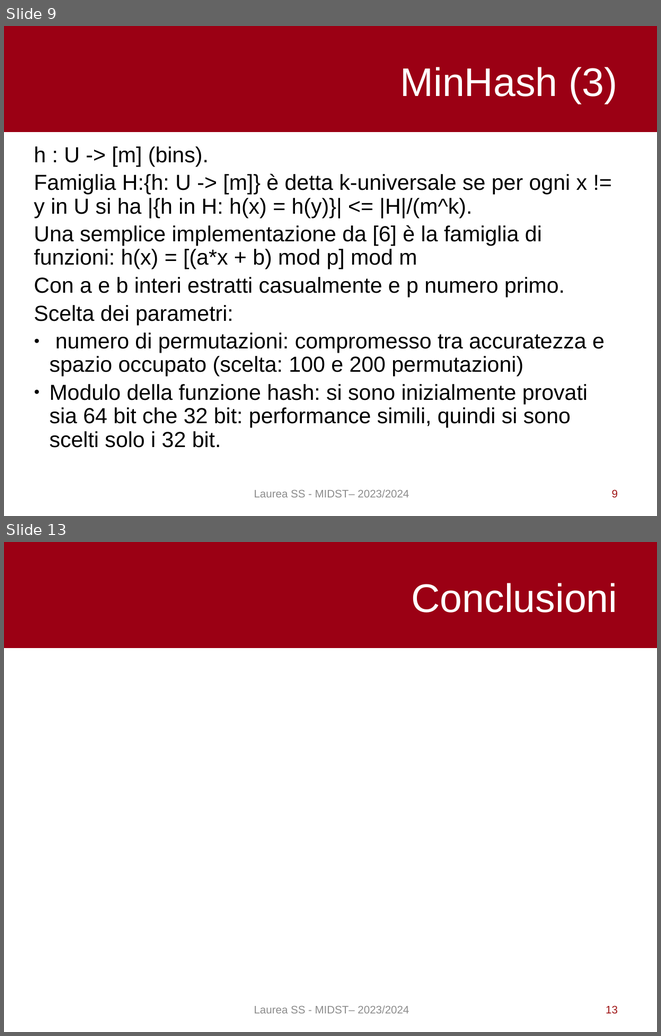
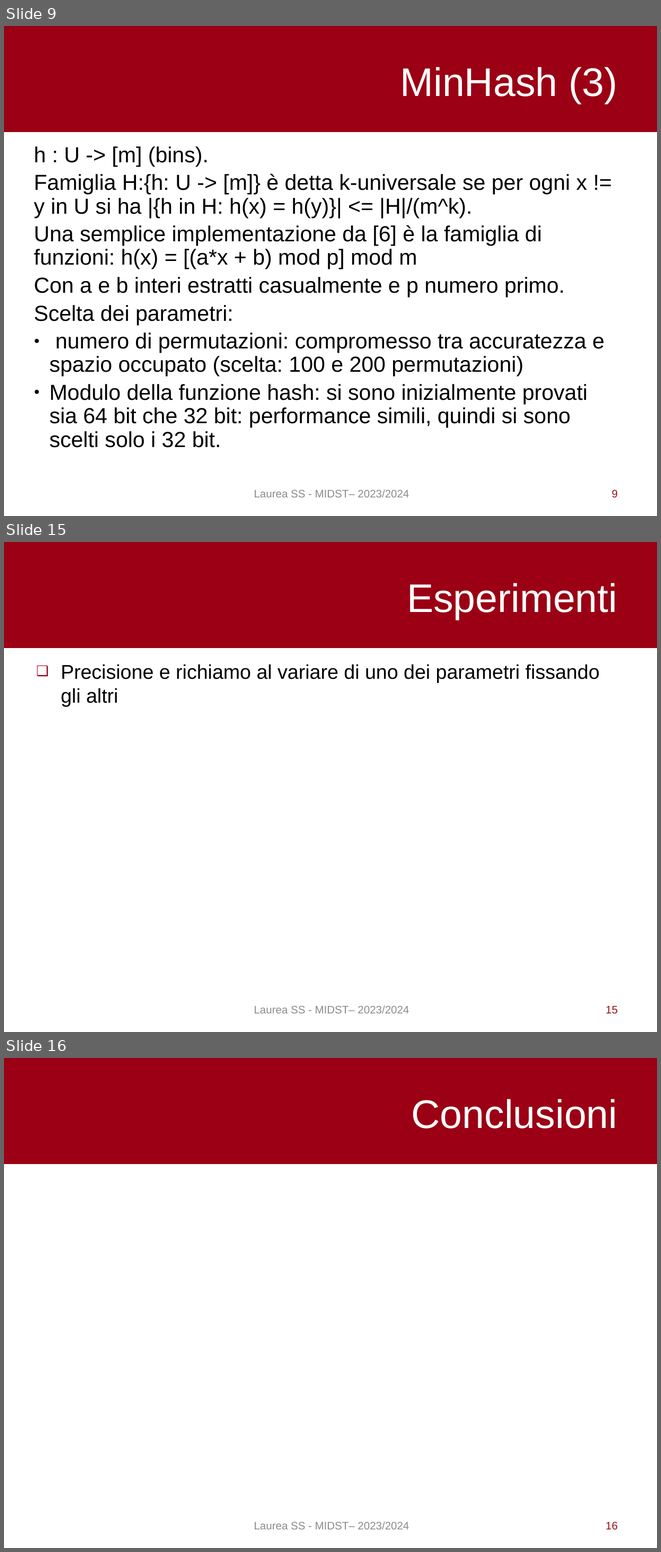
Before and after one commit to pietro-stangherlin/near_duplicate_doc_lsh, a slide deck: slides/ita/slides_ita.odp. Shown one above the other, each under a label of ours: slides 9 and 13 before the commit, slides 9, 15 and 16 after it; the slides between them are not shown. The pictures are 661x1036 and 661x1552 pixels, drawn with LibreOffice and Linux fonts; fonts in the diff are those of the drawing. Boxes give left, top, right and bottom in pixels: in the first picture for what was removed or moved away, otherwise in the second. Text is boxed around its words. In the diff, an @@ line names an element or a change of style, - is before the commit and + after.

```diff
--- a/slides/ita/slides_ita.odp
+++ b/slides/ita/slides_ita.odp
@@ slide 15 added at (x1=4, y1=542, x2=657, y2=1032), background #FFFFFF; not listed: 1 template element that a slide beside it also shows @@
@@ title added at (x1=407, y1=583, x2=617, y2=619), 44 pt, text #FFFFFF @@
+Esperimenti
@@ text added at (x1=61, y1=664, x2=600, y2=707), 22 pt, text #000000 @@
+❑ Precisione e richiamo al variare di uno dei parametri fissando gli altri
@@ text added at (x1=254, y1=1005, x2=409, y2=1013), 12 pt, text #8C8C8C @@
+Laurea SS - MIDST– 2023/2024
@@ page number added at (x1=606, y1=1006, x2=618, y2=1013), 12 pt, text #9E1213 @@
+15
@@ what was slide 13 is now slide 16 @@
@@ page number at (x1=606, y1=1521, x2=618, y2=1530): text changed @@
-13
+16
```
Also in this commit, not shown: 6 slides changed, 2 other slides added, 1 other file.
